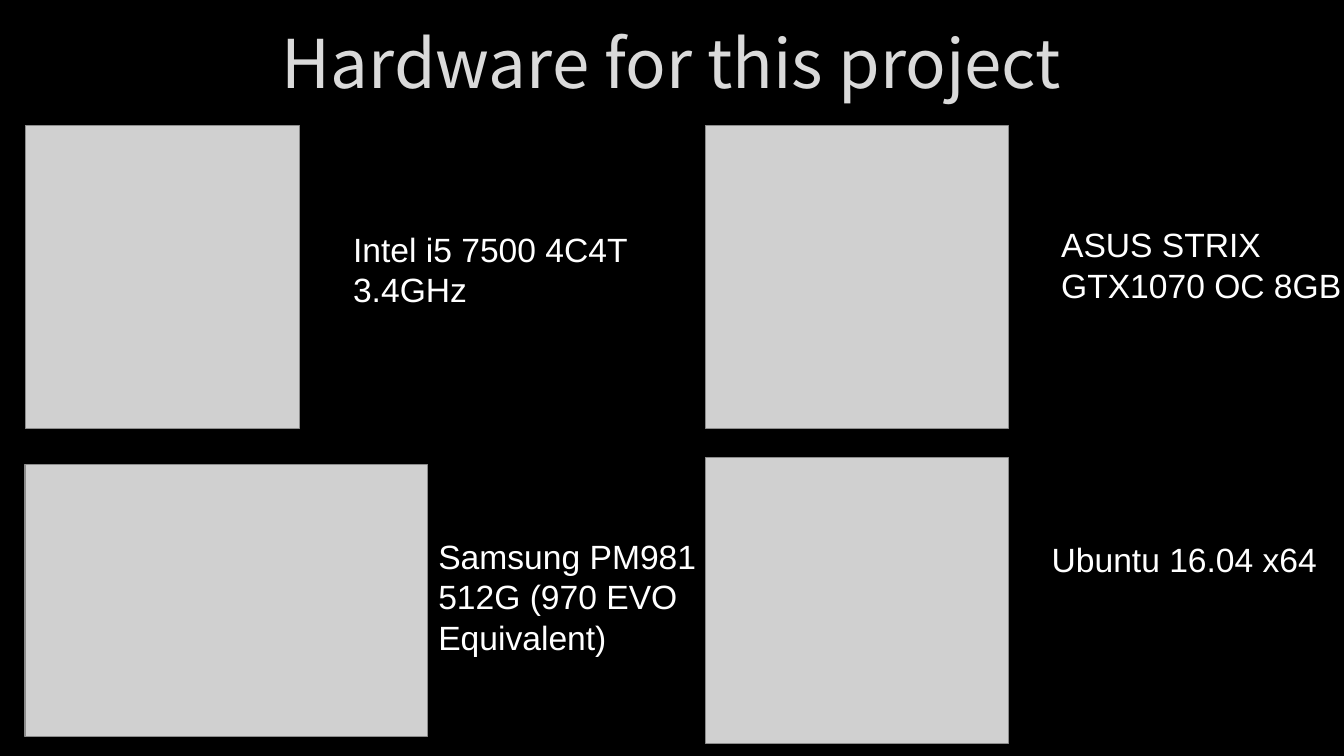
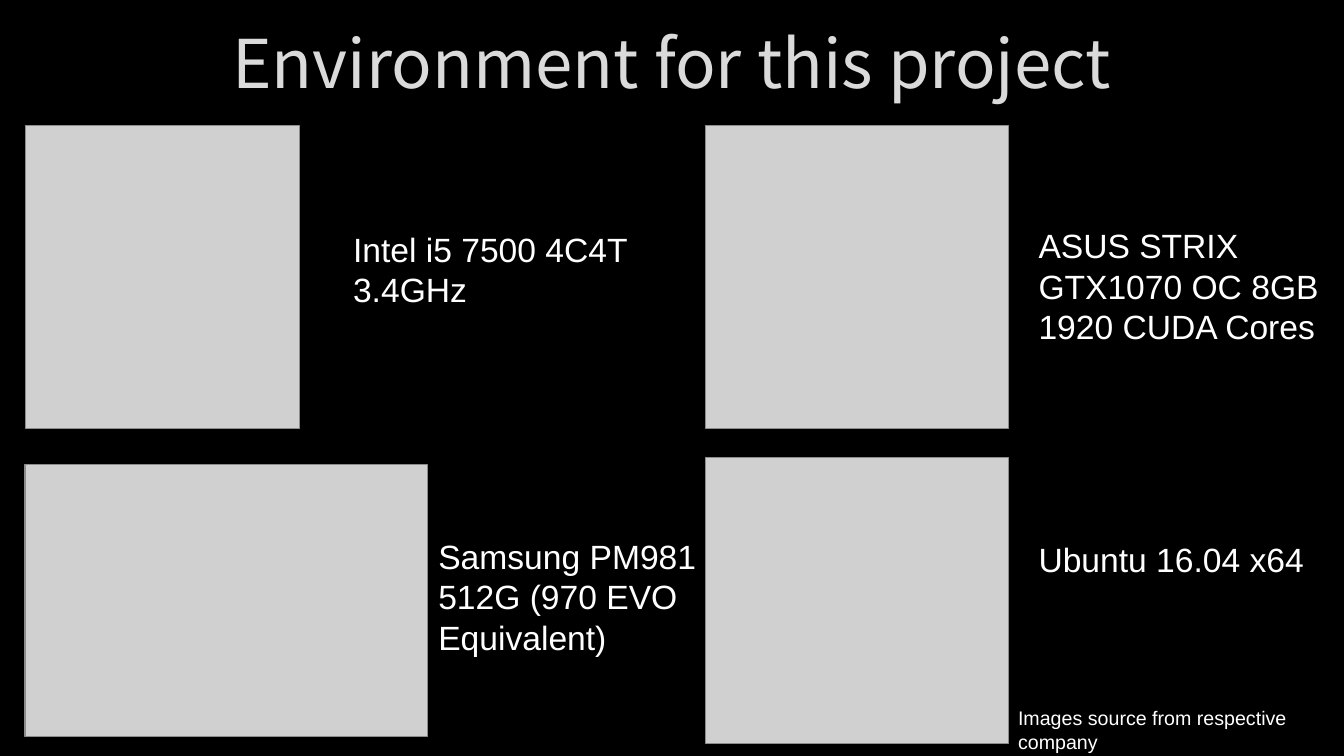
Before and after one commit to Alfons0329/Parallel_Programming_Fall_2018, a slide deck: slide 5 of Final Project/Report.pptx. Drawn at 1344x756 pixels with LibreOffice and Linux fonts; fonts in the diff are those of the drawing; grey boxes stand for pictures; background and template pictures are left out. Boxes give left, top, right and bottom in pixels: in the first picture for what was removed or moved away, otherwise in the second. Text is boxed around its words. In the diff, an @@ line names an element or a change of style, - is before the commit and + after.

Commit message:
Update the ppt

```diff
--- a/Final Project/Report.pptx
+++ b/Final Project/Report.pptx
@@ title at [232,33,1110,105]: text changed @@
-Hardware for this project
+Environment for this project
@@ text "ASUS STRIX GTX1070 OC 8GB": place and size @@
-text "ASUS STRIX GTX1070 OC 8GB" at [1061,233,1341,299]
+text "ASUS STRIX GTX1070 OC 8GB" at [1039,234,1318,340]
@@ text at [1039,315,1315,340]: paragraph added @@
+1920 CUDA Cores
@@ text "Ubuntu 16.04 x64": place and size @@
-text "Ubuntu 16.04 x64" at [1052,547,1317,573]
+text "Ubuntu 16.04 x64" at [1039,547,1304,573]
@@ text added at [1018,710,1286,753], 14 pt, text #FFFFFF @@
+Images source from respective company
```
Also in this commit, not shown: 3 other slides changed, 3 slides added.
